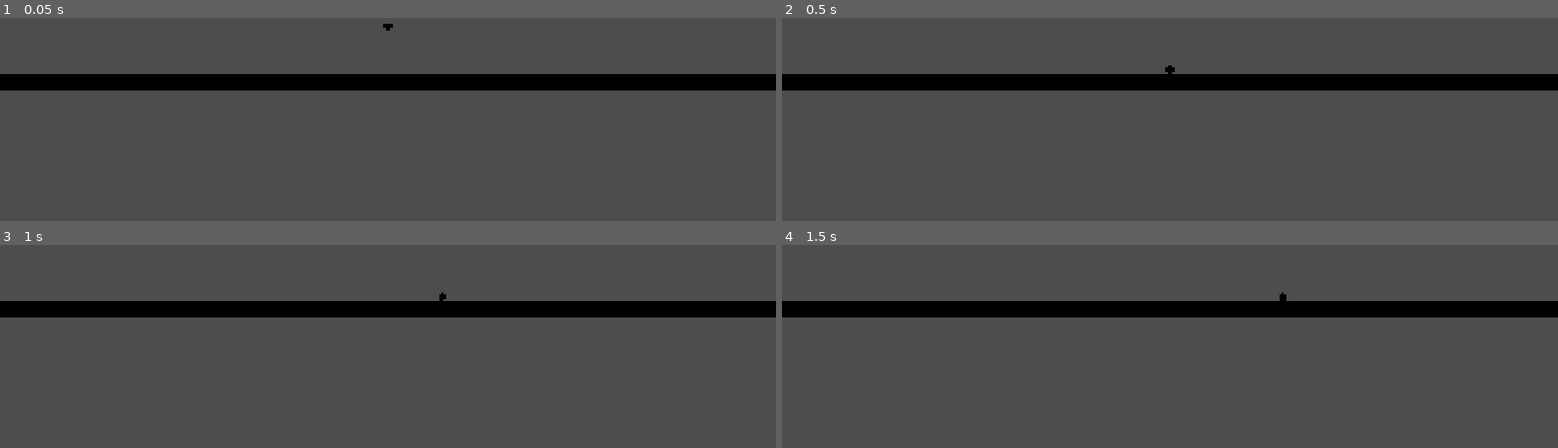
Above: before the commit, frames 1-4 (two rows, left to right).
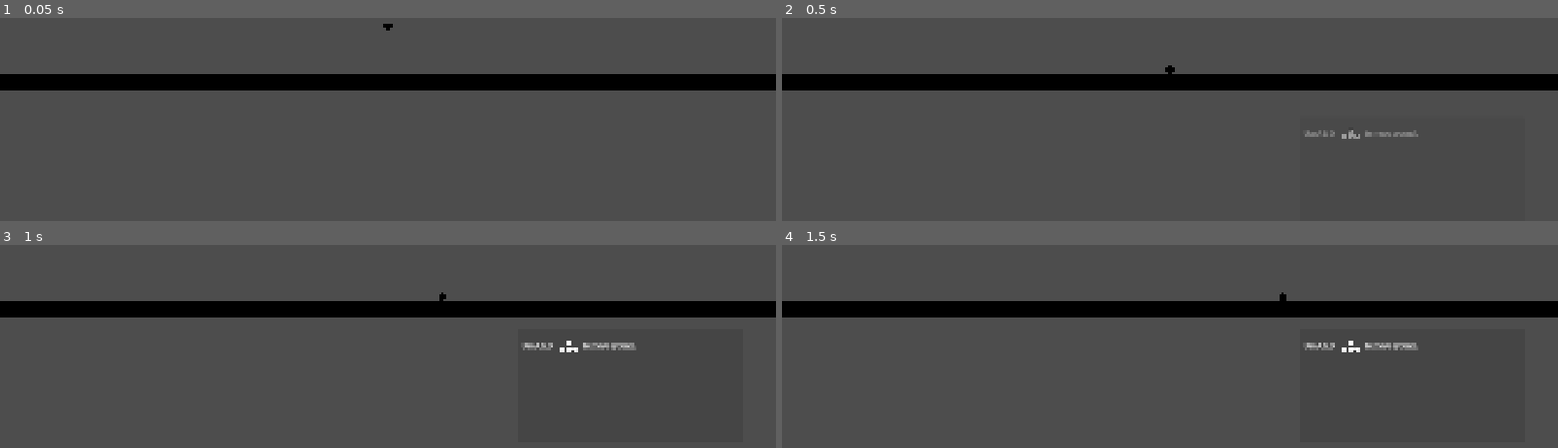
Above: after the commit, the same moments.

Repository: unjerry/GGJ2026Test
Game: Godot game, scene res://main/main.tscn
The game is run twice, just before and just after one commit, with the same random seed, the same clock (stepped at 60 frames per second) and the same inputs. The project has no main scene, so this scene is started directly.
Inputs (mouse positions are in pixels of both pictures, inside the frame that each line leads up to):
- Up to frame 1 (0.05 s): no input
- Up to frame 2 (0.5 s): no input
- Up to frame 3 (1 s): tap Enter at 0.5 s; move the mouse to (outside the picture) at 0.52 s; hold D (move_right) from 0.53 s (still down); tap Shift (dash) at 0.6 s; tap Space (jump) at 0.77 s
- Up to frame 4 (1.5 s): keep holding D (move_right); tap Space (jump) at 1.25 s; move the mouse to (1014, 275) at 1.27 s; tap Shift (dash) at 1.35 s

Frame 1 is identical in both runs. In frame 2, 0.3% of the frame differs, in the area x 67-82%, y 55-60%; in frame 3, 0.4%; in frame 4, 0.4%, in the area x 67-82%, y 47-53%.

Commit message:
ALL * -m worked fix from claude

Diff:
--- /dev/null
+++ b/maingame/main/main.gd
@@ -0,0 +1,13 @@
+extends Node2D
+
+@onready var tutorial_popup: Tut = $UI/TutorialPopup
+
+# Called when the node enters the scene tree for the first time.
+func _ready() -> void:
+	tutorial_popup.start_tutorial()
+	pass # Replace with function body.
+
+
+# Called every frame. 'delta' is the elapsed time since the previous frame.
+func _process(delta: float) -> void:
+	pass
--- a/maingame/main/main.tscn
+++ b/maingame/main/main.tscn
@@ -1,17 +1,16 @@
-[gd_scene load_steps=4 format=3]
+[gd_scene load_steps=5 format=3 uid="uid://dpkciffbtoev1"]
 
-[ext_resource type="PackedScene" path="res://player/player.tscn" id="1"]
-[ext_resource type="PackedScene" path="res://envm/ground.tscn" id="2"]
-[ext_resource type="PackedScene" path="res://tutorialUI/popup.tscn" id="3_hx20w"]
+[ext_resource type="PackedScene" uid="uid://b5ggc718fexqw" path="res://player/player.tscn" id="1"]
+[ext_resource type="Script" uid="uid://bhq55jovyoq22" path="res://main/main.gd" id="1_c651c"]
+[ext_resource type="PackedScene" uid="uid://h4gwj7swt73d" path="res://envm/ground.tscn" id="2"]
+[ext_resource type="PackedScene" uid="uid://bc88h4q2xmvod" path="res://tutorialUI/popup.tscn" id="3_hx20w"]
 
 [node name="Main" type="Node2D"]
+script = ExtResource("1_c651c")
 
 [node name="Player" parent="." instance=ExtResource("1")]
-position = Vector2(0, 0)
 
 [node name="Camera2D" type="Camera2D" parent="."]
-position = Vector2(0, 0)
-current = true
 
 [node name="Ground" parent="." instance=ExtResource("2")]
 position = Vector2(0, 120)
--- a/maingame/tutorialUI/popup.tscn
+++ b/maingame/tutorialUI/popup.tscn
@@ -192,9 +192,9 @@
 _data = {
 &"AD": SubResource("Animation_ad_show"),
 &"Hide": SubResource("Animation_ad_hide"),
-&"Space": SubResource("Animation_space_show"),
 &"Hide_Space": SubResource("Animation_space_hide"),
-&"RESET": SubResource("Animation_reset")
+&"RESET": SubResource("Animation_reset"),
+&"Space": SubResource("Animation_space_show")
 }
 
 [node name="Tutorial" type="Control"]
@@ -207,8 +207,6 @@
 grow_vertical = 0
 theme = ExtResource("1_ceelg")
 script = ExtResource("2_tut")
-config_path = "res://tutorialUI/tutorial_fsm.json"
-auto_start = true
 
 [node name="AnimationPlayer" type="AnimationPlayer" parent="."]
 libraries = {
@@ -216,18 +214,16 @@
 }
 
 [node name="AnimTree_AD" type="AnimationTree" parent="."]
+active = false
 tree_root = ExtResource("3_ad_sm")
 advance_expression_base_node = NodePath("..")
 anim_player = NodePath("../AnimationPlayer")
+
+[node name="AnimTree_Space" type="AnimationTree" parent="."]
 active = false
-parameters/state = "start"
-
-[node name="AnimTree_Space" type="AnimationTree" parent="."]
 tree_root = ExtResource("4_space_sm")
 advance_expression_base_node = NodePath("..")
 anim_player = NodePath("../AnimationPlayer")
-active = false
-parameters/state = "start"
 
 [node name="panel_AD" type="PanelContainer" parent="."]
 visible = false
--- a/maingame/tutorialUI/script/Tut.gd
+++ b/maingame/tutorialUI/script/Tut.gd
@@ -1,22 +1,23 @@
 ## 教程控制器
-## 继承 StateMa，管理教程流程并与 AnimationTree 交互
+## 继承 StateMa，管理教程流程和动画播放
 class_name Tut
 extends StateMa
 
 signal tutorial_finished
 
-@export var auto_start := false
+@export var auto_start := true
 
 # 节点引用
 @onready var _anim_player: AnimationPlayer = $AnimationPlayer
-@onready var _anim_tree_ad: AnimationTree = $AnimTree_AD
-@onready var _anim_tree_space: AnimationTree = $AnimTree_Space
 @onready var _panel_ad: PanelContainer = $panel_AD
 @onready var _panel_space: PanelContainer = $panel_Space
 
 # AD/Space 输入动作名
 var _actions_ad: Array[StringName] = [&"move_left", &"move_right"]
 var _actions_space: Array[StringName] = [&"jump"]
+
+# 跟踪 AD 按键状态
+var _ad_pressed: Dictionary = {}  # { action_name: bool }
 
 
 func _ready() -> void:
@@ -41,27 +42,56 @@
 
 #region 状态回调
 
+# 调试：打印所有状态进入/更新/退出
+func _on_state_enter(state: StringName) -> void:
+	print("[Tut] ENTER: ", state)
+
+func _on_state_update(state: StringName, delta: float) -> void:
+	print("[Tut] UPDATE: ", state, " delta=", delta)
+
+func _on_state_exit(state: StringName) -> void:
+	print("[Tut] EXIT: ", state)
+
+
 func _enter_show_ad() -> void:
 	_panel_ad.visible = true
 	_panel_ad.modulate.a = 0
 	_panel_ad.position.y = 200
-	_play_anim(_anim_tree_ad, "show")
+	# 重置 AD 按键跟踪
+	_ad_pressed.clear()
+	for action in _actions_ad:
+		_ad_pressed[action] = false
+	_anim_player.play(&"AD")
 
 
 func _update_wait_ad(_delta: float) -> void:
-	if _check_any_action(_actions_ad):
+	# 检查并记录每个按键
+	for action in _actions_ad:
+		if Input.is_action_just_pressed(action):
+			_ad_pressed[action] = true
+			print("[Tut] AD pressed: ", action)
+	# 检查是否所有键都按过
+	if _check_all_ad_pressed():
 		emit_event(&"action_done")
 
 
+## 检查 AD 是否都被按过
+func _check_all_ad_pressed() -> bool:
+	for action in _actions_ad:
+		if not _ad_pressed.get(action, false):
+			return false
+	return true
+
+
 func _enter_hide_ad() -> void:
-	_play_anim(_anim_tree_ad, "hide")
+	_anim_player.play(&"Hide")
 
 
 func _enter_show_space() -> void:
 	_panel_space.visible = true
 	_panel_space.modulate.a = 0
 	_panel_space.position.y = 200
-	_play_anim(_anim_tree_space, "show")
+	_anim_player.play(&"Space")
 
 
 func _update_wait_space(_delta: float) -> void:
@@ -70,7 +100,7 @@
 
 
 func _enter_hide_space() -> void:
-	_play_anim(_anim_tree_space, "hide")
+	_anim_player.play(&"Hide_Space")
 
 
 func _enter_end() -> void:
@@ -83,15 +113,6 @@
 
 
 #region 动画控制
-
-## 播放动画状态机
-func _play_anim(anim_tree: AnimationTree, state_name: String) -> void:
-	if anim_tree == null:
-		call_deferred("emit_event", &"anim_done")
-		return
-	anim_tree.set("parameters/state", state_name)
-	anim_tree.active = true
-
 
 ## 动画完成回调
 func _on_animation_finished(anim_name: StringName) -> void:
--- a/maingame/tutorialUI/tutorial_fsm.json
+++ b/maingame/tutorialUI/tutorial_fsm.json
@@ -43,13 +43,45 @@
     }
   },
   "transitions": [
-    { "from": "idle", "event": "start_tutorial", "to": "show_ad" },
-    { "from": "show_ad", "event": "anim_done", "to": "wait_ad" },
-    { "from": "wait_ad", "event": "action_done", "to": "hide_ad" },
-    { "from": "hide_ad", "event": "anim_done", "to": "show_space" },
-    { "from": "show_space", "event": "anim_done", "to": "wait_space" },
-    { "from": "wait_space", "event": "action_done", "to": "hide_space" },
-    { "from": "hide_space", "event": "anim_done", "to": "end" },
-    { "from": "*", "event": "skip", "to": "end" }
+    {
+      "from": "idle",
+      "event": "start_tutorial",
+      "to": "show_ad"
+    },
+    {
+      "from": "show_ad",
+      "event": "anim_done",
+      "to": "wait_ad"
+    },
+    {
+      "from": "wait_ad",
+      "event": "action_done",
+      "to": "hide_ad"
+    },
+    {
+      "from": "hide_ad",
+      "event": "anim_done",
+      "to": "show_space"
+    },
+    {
+      "from": "show_space",
+      "event": "anim_done",
+      "to": "wait_space"
+    },
+    {
+      "from": "wait_space",
+      "event": "action_done",
+      "to": "hide_space"
+    },
+    {
+      "from": "hide_space",
+      "event": "anim_done",
+      "to": "end"
+    },
+    {
+      "from": "*",
+      "event": "skip",
+      "to": "end"
+    }
   ]
 }
Not shown, added: maingame/main/main.gd.uid
Not shown: 1 places in maingame/tutorialUI/popup.tscn that only renumber resources
Not shown: 2 places in maingame/tutorialUI/popup_Space.tres that only renumber resources
